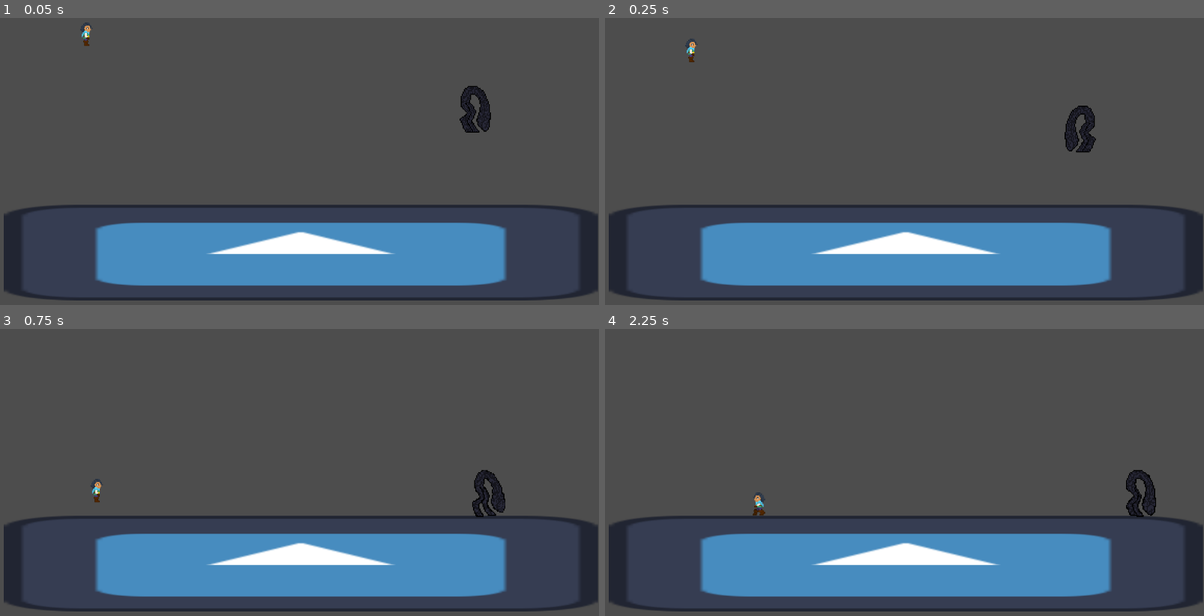
Above: before the commit, frames 1-4 (two rows, left to right).
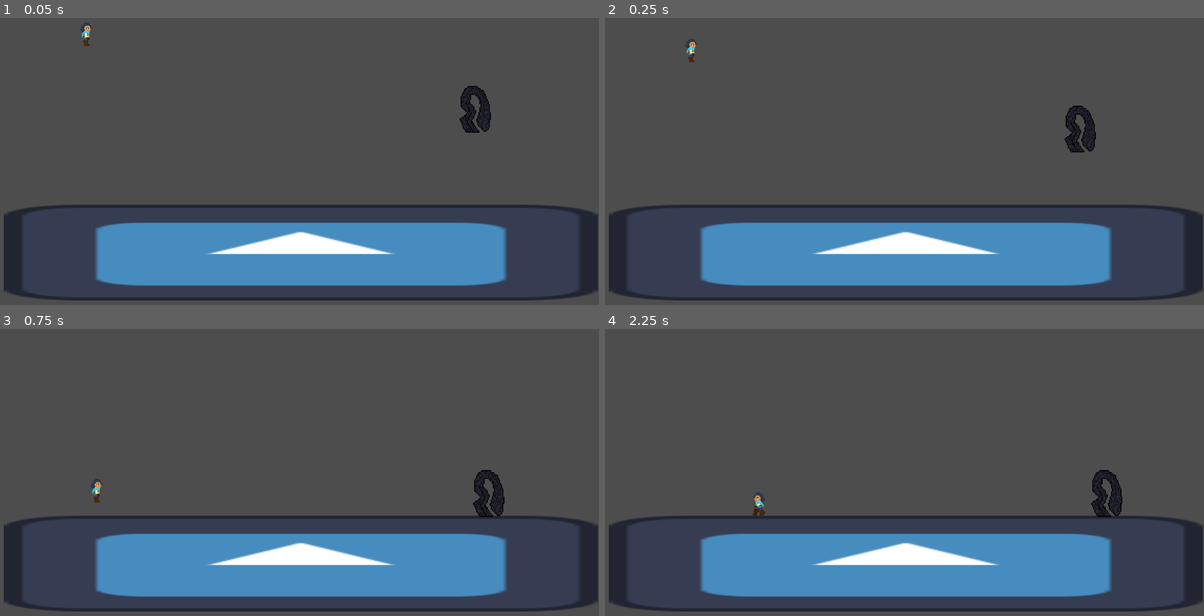
Above: after the commit, the same moments.

Repository: skullmbones/Comp-Graphics
Game: Godot game, scene res://testmain.tscn
The game is run twice, just before and just after one commit, with the same random seed, the same clock (stepped at 60 frames per second) and the same inputs. The engine's default icon, where the game draws it, is replaced by a stand-in: a white triangle on a blue panel in a dark square.
Inputs:
- Up to frame 1 (0.05 s): no input
- Up to frame 2 (0.25 s): no input
- Up to frame 3 (0.75 s): hold D (move_right) from 0.53 s (still down)
- Up to frame 4 (2.25 s): tap Space (move_jump) at 0.77, 1.52 s; release D (move_right) at 2.03 s; hold A (move_left) from 2.03 s (still down)

Frame 1 is identical in both runs. In frame 2, 0.4% of the frame differs, in the area x 76-82%, y 30-47%; in frame 3, 0.3%; in frame 4, 1.2%, in the area x 81-92%, y 49-66%.

Commit message:
npc updates
lets npc return back to patrol state

Diff:
--- a/enemy.gd
+++ b/enemy.gd
@@ -1,32 +1,46 @@
 extends CharacterBody2D
 
-enum State { PATROL, CHASE }
+enum State { PATROL, CHASE, RETURN }
 var state: State = State.PATROL
 
-@export var patrol_speed := 60.0
-@export var chase_speed := 95.0
 @export var gravity := 1200.0
 
+# Patrol
+@export var patrol_speed := 60.0
+@export var patrol_radius := 80.0
+@export var patrol_pause := 0.15
+
+# Chase
+@export var chase_speed := 80.0
 @export var stop_distance := 18.0
-@export var leash_distance := 260.0
+
+
+@export var return_speed := 140.0
 @export var turn_cooldown := 0.12
 
 var dir := -1
 var _turn_lock := 0.0
+
 var player: Node2D = null
+var spawn_x := 0.0
+
+var _pause_timer := 0.0
 
 @onready var ground_ray: RayCast2D = $ground
 @onready var wall_ray: RayCast2D = $wall
 @onready var vision: Area2D = $vision
 
+
 func _ready() -> void:
+	spawn_x = global_position.x
 	_apply_dir_to_rays()
 
-	# Vision events
 	vision.body_entered.connect(_on_vision_body_entered)
 	vision.body_exited.connect(_on_vision_body_exited)
 
+
 func _physics_process(delta: float) -> void:
+
 	# Gravity
 	if not is_on_floor():
 		velocity.y += gravity * delta
@@ -34,51 +48,55 @@
 		velocity.y = 0
 
 	_turn_lock = max(0.0, _turn_lock - delta)
+	_pause_timer = max(0.0, _pause_timer - delta)
 
 	match state:
 		State.PATROL:
 			_patrol()
 		State.CHASE:
 			_chase()
-
-	if velocity.x != 0:
-		$AnimatedSprite2D.play("walk")
-	else:
-		$AnimatedSprite2D.play("default")
-	if dir == 1:
-		$AnimatedSprite2D.flip_h = false
-	elif dir == -1:
-		$AnimatedSprite2D.flip_h = true
+		State.RETURN:
+			_return_to_patrol()
 
 	move_and_slide()
 
+
 func _patrol() -> void:
+
+	if _pause_timer > 0:
+		velocity.x = 0
+		return
+
+	var left_edge = spawn_x - patrol_radius
+	var right_edge = spawn_x + patrol_radius
+
+	if global_position.x <= left_edge:
+		dir = 1
+		_pause_timer = patrol_pause
+		_apply_dir_to_rays()
+
+	elif global_position.x >= right_edge:
+		dir = -1
+		_pause_timer = patrol_pause
+		_apply_dir_to_rays()
+
 	velocity.x = dir * patrol_speed
-
 
 	if _turn_lock <= 0.0 and (wall_ray.is_colliding() or not ground_ray.is_colliding()):
 		_turn()
 
-	# If player is is sight , start chase
 	if player != null:
 		state = State.CHASE
 
 func _chase() -> void:
+
 	if player == null:
-		state = State.PATROL
+		state = State.RETURN
 		return
 
-	# Give up if too far
-	if global_position.distance_to(player.global_position) > leash_distance:
-		player = null
-		state = State.PATROL
-		return
-
-	# Move toward player
 	var dx = player.global_position.x - global_position.x
 	var adx = abs(dx)
 
-	# Stop if close enough
 	if adx <= stop_distance:
 		velocity.x = 0
 		return
@@ -88,30 +106,56 @@
 
 	velocity.x = dir * chase_speed
 
-	# Don’t chase off ledges
 	if not ground_ray.is_colliding():
 		_turn()
+
+
+func _return_to_patrol() -> void:
+
+	var left_edge = spawn_x - patrol_radius
+	var right_edge = spawn_x + patrol_radius
+
+	# If we are back in patrol zone, resume patrol
+	if global_position.x >= left_edge and global_position.x <= right_edge:
+		state = State.PATROL
+		return
+
+	# Move quickly toward patrol area
+	if global_position.x < left_edge:
+		dir = 1
+	elif global_position.x > right_edge:
+		dir = -1
+
+	_apply_dir_to_rays()
+
+	velocity.x = dir * return_speed
+
+	if _turn_lock <= 0.0 and (wall_ray.is_colliding() or not ground_ray.is_colliding()):
+		_turn()
+
 
 func _turn() -> void:
 	dir *= -1
 	_turn_lock = turn_cooldown
 	_apply_dir_to_rays()
 
+
 func _apply_dir_to_rays() -> void:
+
 	ground_ray.target_position.x = abs(ground_ray.target_position.x) * dir
 	wall_ray.target_position.x = abs(wall_ray.target_position.x) * dir
 
-	# Optional: flip sprite if you want
 	if has_node("Sprite2D"):
 		$Sprite2D.flip_h = (dir == 1)
 
+
 func _on_vision_body_entered(body: Node) -> void:
-	# Make sure your player is in player group
 	if body.is_in_group("player"):
 		player = body as Node2D
 		state = State.CHASE
 
+
 func _on_vision_body_exited(body: Node) -> void:
 	if body == player:
 		player = null
-		state = State.PATROL
+		state = State.RETURN
Not shown, changed: README.md
